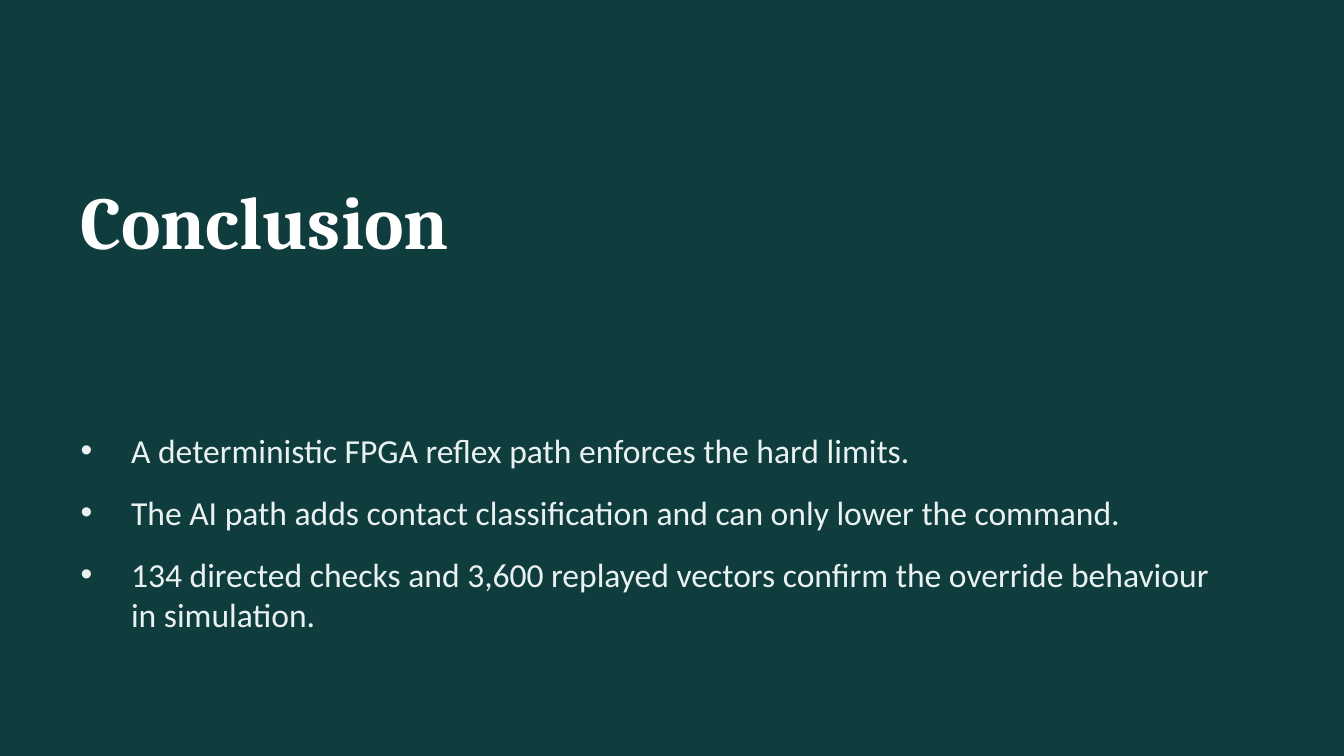
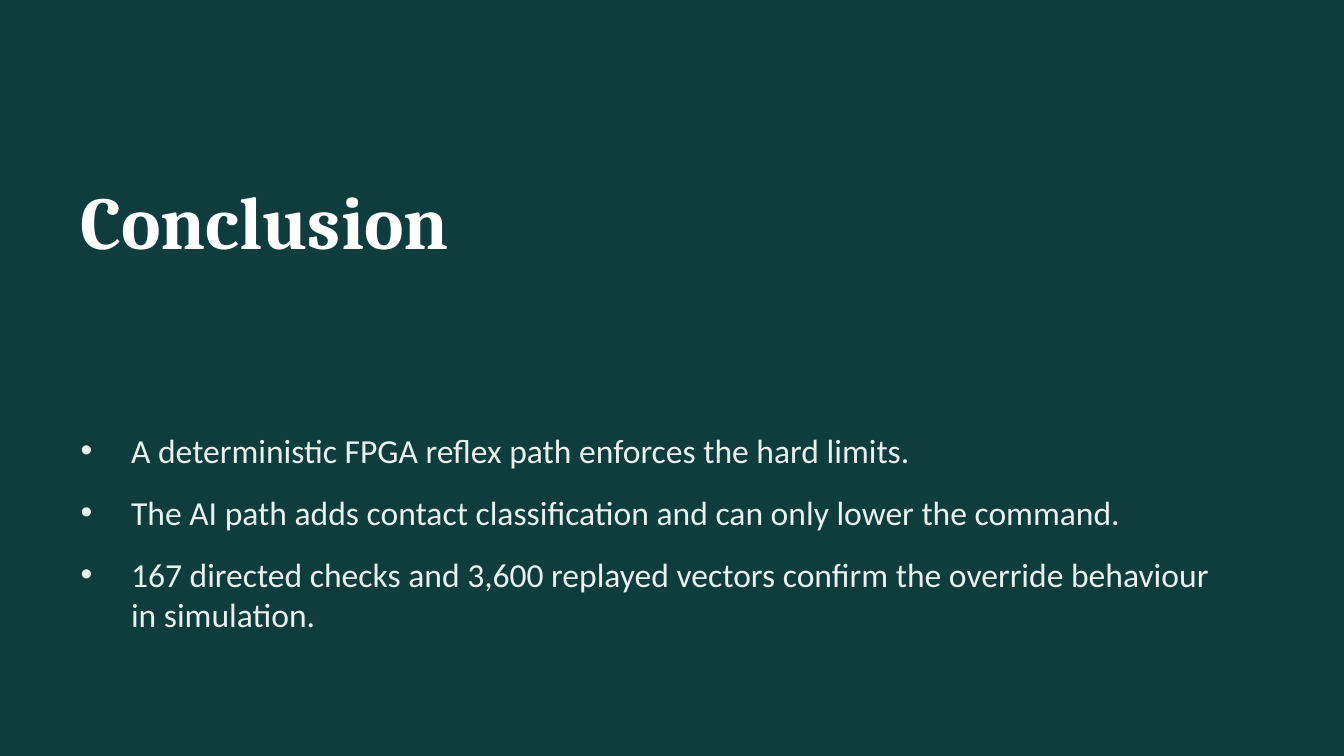
Before and after one commit to sanjiv283/tactile-reflex-system, a slide deck: slide 22 of docs/tactile_reflex_system.pptx. Drawn at 1344x756 pixels with LibreOffice and Linux fonts; fonts in the diff are those of the drawing. Boxes give left, top, right and bottom in pixels: in the first picture for what was removed or moved away, otherwise in the second. Text is boxed around its words. In the diff, an @@ line names an element or a change of style, - is before the commit and + after.

```diff
--- a/docs/tactile_reflex_system.pptx
+++ b/docs/tactile_reflex_system.pptx
@@ text at bbox=[131, 563, 1208, 593]: text changed @@
-• 134 directed checks and 3,600 replayed vectors confirm the override behaviour in simulation.
+• 167 directed checks and 3,600 replayed vectors confirm the override behaviour in simulation.
```
Also in this commit, not shown: 11 other slides changed, 49 other files.
